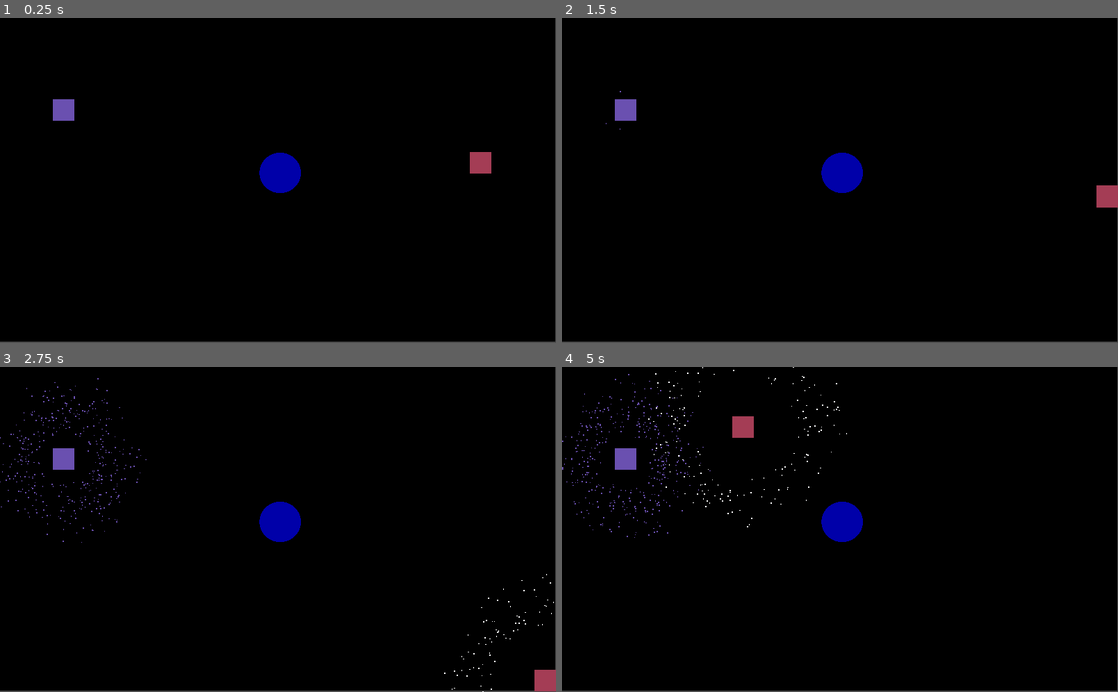
Above: before the commit, frames 1-4 (two rows, left to right).
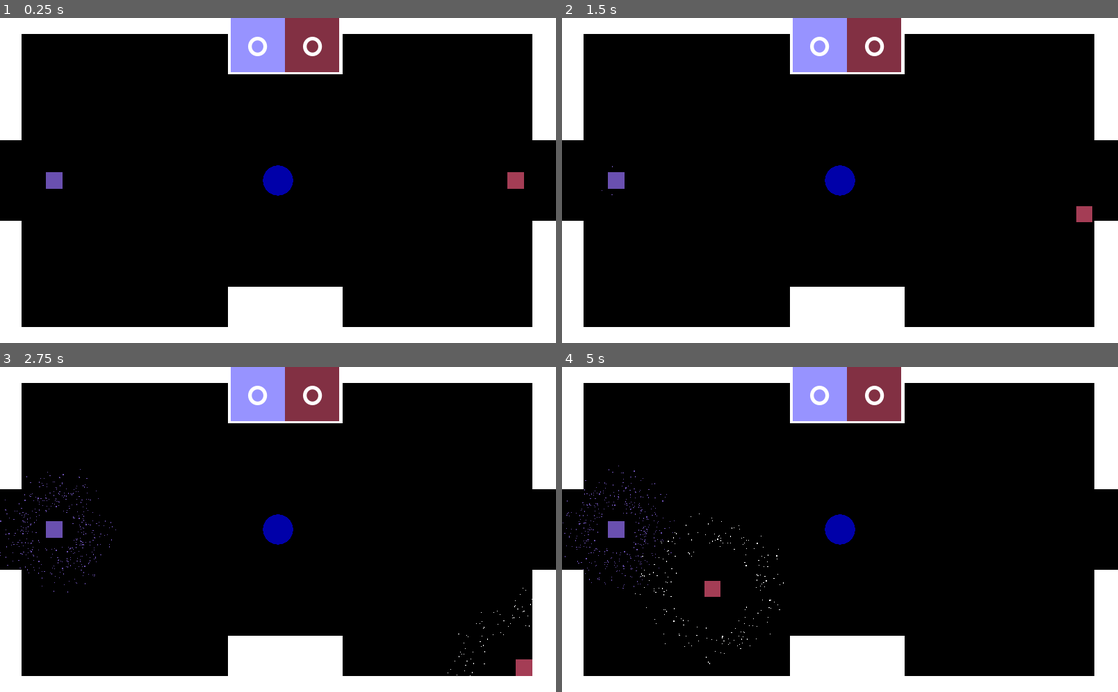
Above: after the commit, the same moments.

Repository: FavourAdekola/ProjectPONG
Game: Godot game, scene res://Scenes/World.tscn
Same seed, same stepped clock (60 frames per second), same inputs: the game is played once before the commit and once after it.
Inputs:
- Up to frame 1 (0.25 s): no input
- Up to frame 2 (1.5 s): tap Enter at 0.5 s; hold D (move_right) 0.53-1.28 s; tap Space (swing) at 0.6, 1.35 s; hold S (move_down) from 1.28 s (still down)
- Up to frame 3 (2.75 s): release S (move_down) at 2.03 s; hold D (move_right) from 2.03 s (still down); tap F (swing2) at 2.1 s; tap Space (swing) at 2.3 s
- Up to frame 4 (5 s): release D (move_right) at 2.78 s; hold W (move_up) 2.78-3.53 s; tap Space (swing) at 2.85, 3.6, 4.55 s; hold A (move_left) from 3.53 s (still down); tap F (swing2) at 4.35 s

The runs differ from the first frame. In frame 1, 22% of the frame differs, in the area x 0-100%, y 0-100%; in frame 2, 21%; in frame 3, 22%; in frame 4, 22%.

Commit message:
Playable Game

Diff:
--- a/Assets/fonts/bigs.tres
+++ b/Assets/fonts/bigs.tres
@@ -3,5 +3,5 @@
 [ext_resource path="res://Assets/fonts/MomcakeBold-WyonA.otf" type="DynamicFontData" id=1]
 
 [resource]
-size = 100
+size = 64
 font_data = ExtResource( 1 )
--- a/Scenes/World.tscn
+++ b/Scenes/World.tscn
@@ -1,71 +1,189 @@
-[gd_scene load_steps=8 format=2]
+[gd_scene load_steps=10 format=2]
 
 [ext_resource path="res://Scenes/ball.tscn" type="PackedScene" id=1]
 [ext_resource path="res://Scenes/Player.tscn" type="PackedScene" id=2]
 [ext_resource path="res://Scenes/Player2.tscn" type="PackedScene" id=3]
+[ext_resource path="res://Scenes/blocks.tscn" type="PackedScene" id=4]
+[ext_resource path="res://Scripts/Goals.gd" type="Script" id=5]
+[ext_resource path="res://Scripts/ScoreBoard.gd" type="Script" id=6]
+[ext_resource path="res://Assets/fonts/bigs.tres" type="DynamicFont" id=7]
+[ext_resource path="res://Assets/fonts/smalls.tres" type="Theme" id=8]
 
 [sub_resource type="RectangleShape2D" id=1]
-extents = Vector2( 12.875, 299 )
-
-[sub_resource type="RectangleShape2D" id=2]
-extents = Vector2( 512, 13.5 )
-
-[sub_resource type="RectangleShape2D" id=3]
-extents = Vector2( 10, 299.625 )
-
-[sub_resource type="RectangleShape2D" id=4]
-extents = Vector2( 511.75, 14.75 )
+extents = Vector2( 3.76923, 86 )
 
 [node name="World" type="Node2D"]
 
-[node name="background" type="ColorRect" parent="."]
-margin_left = -1.0
-margin_top = -1.0
-margin_right = 1023.0
-margin_bottom = 598.0
+[node name="ColorRect" type="ColorRect" parent="."]
+anchor_right = 1.0
+anchor_bottom = 1.0
+margin_right = 1050.0
+margin_bottom = 650.0
 color = Color( 0, 0, 0, 1 )
 
-[node name="wall" type="StaticBody2D" parent="."]
+[node name="Control" type="Control" parent="."]
+anchor_right = 1.0
+anchor_bottom = 1.0
+rect_scale = Vector2( 26.5968, 16.8149 )
+
+[node name="CanvasLayer" type="CanvasLayer" parent="Control"]
+script = ExtResource( 6 )
+
+[node name="ColorRect" type="ColorRect" parent="Control/CanvasLayer"]
+anchor_left = 0.5
+anchor_right = 0.5
+margin_left = -87.0
+margin_right = 13.0
+margin_bottom = 100.0
+color = Color( 0.596078, 0.580392, 1, 1 )
+
+[node name="Label" type="Label" parent="Control/CanvasLayer/ColorRect"]
+anchor_left = 0.5
+anchor_top = 0.5
+anchor_right = 0.5
+anchor_bottom = 0.5
+margin_left = -20.0
+margin_top = -32.5
+margin_right = 20.0
+margin_bottom = 32.5
+theme = ExtResource( 8 )
+custom_fonts/font = ExtResource( 7 )
+text = "0"
+align = 1
+valign = 1
+
+[node name="ColorRect2" type="ColorRect" parent="Control/CanvasLayer"]
+anchor_left = 0.5
+anchor_right = 0.5
+margin_left = 13.0
+margin_right = 113.0
+margin_bottom = 100.0
+color = Color( 0.513726, 0.192157, 0.266667, 1 )
+
+[node name="Label" type="Label" parent="Control/CanvasLayer/ColorRect2"]
+anchor_left = 0.5
+anchor_top = 0.5
+anchor_right = 0.5
+anchor_bottom = 0.5
+margin_left = -20.0
+margin_top = -32.5
+margin_right = 20.0
+margin_bottom = 32.5
+theme = ExtResource( 8 )
+custom_fonts/font = ExtResource( 7 )
+text = "0"
+align = 1
+
+[node name="Walls" type="Node" parent="."]
+script = ExtResource( 5 )
+
+[node name="LWall" type="Node2D" parent="Walls"]
+position = Vector2( 40, 0 )
+scale = Vector2( -13, 1 )
+
+[node name="P1Score" type="Area2D" parent="Walls/LWall"]
+position = Vector2( 10.8462, 0.000101774 )
+rotation = -3.14159
+scale = Vector2( 1.0292, -1 )
+
+[node name="CollisionShape2D" type="CollisionShape2D" parent="Walls/LWall/P1Score"]
+position = Vector2( 5.53846, 312 )
+shape = SubResource( 1 )
+
+[node name="walls" parent="Walls/LWall" instance=ExtResource( 4 )]
+position = Vector2( 10, 113 )
+scale = Vector2( 1, 11.28 )
 collision_layer = 3
 collision_mask = 3
 
-[node name="CollisionShape2D" type="CollisionShape2D" parent="wall"]
-position = Vector2( -13.125, 299 )
-shape = SubResource( 1 )
-
-[node name="wall2" type="StaticBody2D" parent="."]
+[node name="walls2" parent="Walls/LWall" instance=ExtResource( 4 )]
+position = Vector2( 10, 487 )
+scale = Vector2( 1, 11.28 )
 collision_layer = 3
 collision_mask = 3
 
-[node name="CollisionShape2D" type="CollisionShape2D" parent="wall2"]
-position = Vector2( 512, -13.5 )
-shape = SubResource( 2 )
+[node name="walls3" parent="Walls/LWall" instance=ExtResource( 4 )]
+visible = false
+position = Vector2( 3.04697, 305.949 )
+scale = Vector2( 0.304615, 8.44734 )
+collision_layer = 4
+collision_mask = 4
 
-[node name="wall3" type="StaticBody2D" parent="."]
+[node name="RWall" type="Node2D" parent="Walls"]
+position = Vector2( 980, 0 )
+scale = Vector2( 13, 1 )
+
+[node name="P2Score" type="Area2D" parent="Walls/RWall"]
+position = Vector2( -0.230782, 0 )
+scale = Vector2( 1.05846, 1 )
+
+[node name="CollisionShape2D" type="CollisionShape2D" parent="Walls/RWall/P2Score"]
+position = Vector2( 5.53846, 312 )
+shape = SubResource( 1 )
+
+[node name="walls" parent="Walls/RWall/P2Score" instance=ExtResource( 4 )]
+visible = false
+position = Vector2( 3.1689, 296.938 )
+scale = Vector2( 0.316923, 9.76 )
+collision_layer = 4
+collision_mask = 4
+
+[node name="walls" parent="Walls/RWall" instance=ExtResource( 4 )]
+position = Vector2( 10, 113 )
+scale = Vector2( 1, 11.28 )
 collision_layer = 3
 collision_mask = 3
 
-[node name="CollisionShape2D" type="CollisionShape2D" parent="wall3"]
-position = Vector2( 1034, 299.375 )
-shape = SubResource( 3 )
-
-[node name="wall4" type="StaticBody2D" parent="."]
+[node name="walls2" parent="Walls/RWall" instance=ExtResource( 4 )]
+position = Vector2( 10, 487 )
+scale = Vector2( 1, 11.28 )
 collision_layer = 3
 collision_mask = 3
 
-[node name="CollisionShape2D" type="CollisionShape2D" parent="wall4"]
-position = Vector2( 511.25, 614 )
-shape = SubResource( 4 )
+[node name="TandBWall" type="Node2D" parent="Walls"]
+
+[node name="walls" parent="Walls/TandBWall" instance=ExtResource( 4 )]
+position = Vector2( 512, -20 )
+scale = Vector2( 52, 5 )
+collision_layer = 2
+collision_mask = 3
+
+[node name="walls2" parent="Walls/TandBWall" instance=ExtResource( 4 )]
+position = Vector2( 512, 620 )
+scale = Vector2( 52, 5 )
+collision_layer = 2
+collision_mask = 3
+
+[node name="walls" parent="Walls" instance=ExtResource( 4 )]
+position = Vector2( 525.435, 66.2862 )
+scale = Vector2( 10.52, 3.72 )
+collision_layer = 5
+collision_mask = 5
+
+[node name="walls2" parent="Walls" instance=ExtResource( 4 )]
+position = Vector2( 525.435, 533.286 )
+scale = Vector2( 10.52, 3.72 )
+collision_layer = 5
+collision_mask = 5
 
 [node name="ball" parent="." instance=ExtResource( 1 )]
-position = Vector2( 516, 286 )
+position = Vector2( 512, 300 )
+collision_mask = 3
 mass = 8.16327
 gravity_scale = 0.0
 linear_velocity = Vector2( 0.001, 0 )
 
 [node name="Player1" parent="." instance=ExtResource( 2 )]
-position = Vector2( 117, 170 )
+position = Vector2( 100, 300 )
+scale = Vector2( 1.49845, 1.5 )
+collision_layer = 6
+collision_mask = 5
 
 [node name="Player2" parent="." instance=ExtResource( 3 )]
-position = Vector2( 885, 267 )
-scale = Vector2( -2, 2 )
+position = Vector2( 950, 300 )
+scale = Vector2( 1.5, 1.5 )
+collision_layer = 6
+collision_mask = 5
+
+[connection signal="body_entered" from="Walls/LWall/P1Score" to="Walls" method="_on_P1Score_body_entered"]
+[connection signal="body_entered" from="Walls/RWall/P2Score" to="Walls" method="_on_P2Score_body_entered"]
--- a/Scenes/ball.tscn
+++ b/Scenes/ball.tscn
@@ -30,10 +30,11 @@
 
 [node name="CollisionShape2D" type="CollisionShape2D" parent="."]
 material = SubResource( 5 )
+scale = Vector2( 0.75, 0.75 )
 shape = SubResource( 6 )
 
 [node name="Sprite" type="Sprite" parent="CollisionShape2D"]
-scale = Vector2( 0.113737, 0.111002 )
+scale = Vector2( 0.11, 0.11 )
 texture = ExtResource( 1 )
 
 [node name="Node" type="Node" parent="."]
--- /dev/null
+++ b/Scenes/blocks.tscn
@@ -0,0 +1,14 @@
+[gd_scene load_steps=3 format=2]
+
+[ext_resource path="res://Assets/box.png" type="Texture" id=1]
+
+[sub_resource type="RectangleShape2D" id=1]
+
+[node name="walls" type="StaticBody2D"]
+
+[node name="Sprite" type="Sprite" parent="."]
+scale = Vector2( 0.04, 0.04 )
+texture = ExtResource( 1 )
+
+[node name="CollisionShape2D" type="CollisionShape2D" parent="."]
+shape = SubResource( 1 )
--- a/Scenes/paddle.tscn
+++ /dev/null
@@ -1,125 +0,0 @@
-[gd_scene load_steps=8 format=2]
-
-[ext_resource path="res://Assets/paddle.png" type="Texture" id=1]
-[ext_resource path="res://Scripts/paddle.gd" type="Script" id=2]
-
-[sub_resource type="PhysicsMaterial" id=5]
-friction = 0.0
-
-[sub_resource type="RectangleShape2D" id=1]
-extents = Vector2( 2, 6.39069 )
-
-[sub_resource type="RectangleShape2D" id=6]
-extents = Vector2( 58.3261, 173.288 )
-
-[sub_resource type="Animation" id=4]
-length = 0.001
-tracks/0/type = "value"
-tracks/0/path = NodePath("Sprite:rotation_degrees")
-tracks/0/interp = 1
-tracks/0/loop_wrap = true
-tracks/0/imported = false
-tracks/0/enabled = true
-tracks/0/keys = {
-"times": PoolRealArray( 0 ),
-"transitions": PoolRealArray( 1 ),
-"update": 0,
-"values": [ 20.0 ]
-}
-tracks/1/type = "value"
-tracks/1/path = NodePath("..:canSwing")
-tracks/1/interp = 1
-tracks/1/loop_wrap = true
-tracks/1/imported = false
-tracks/1/enabled = true
-tracks/1/keys = {
-"times": PoolRealArray( 0 ),
-"transitions": PoolRealArray( 1 ),
-"update": 1,
-"values": [ true ]
-}
-
-[sub_resource type="Animation" id=3]
-resource_name = "swing"
-length = 0.41
-step = 0.05
-tracks/0/type = "value"
-tracks/0/path = NodePath(".:rotation_degrees")
-tracks/0/interp = 1
-tracks/0/loop_wrap = true
-tracks/0/imported = false
-tracks/0/enabled = true
-tracks/0/keys = {
-"times": PoolRealArray( 0, 0.1, 0.3, 0.4 ),
-"transitions": PoolRealArray( 1, 1, 1, 1 ),
-"update": 0,
-"values": [ 0.0, 120.0, 120.0, 0.0 ]
-}
-tracks/1/type = "value"
-tracks/1/path = NodePath("Sprite:rotation_degrees")
-tracks/1/interp = 1
-tracks/1/loop_wrap = true
-tracks/1/imported = false
-tracks/1/enabled = true
-tracks/1/keys = {
-"times": PoolRealArray( 0, 0.05, 0.1, 0.3, 0.4 ),
-"transitions": PoolRealArray( 1, 1, 1, 1, 1 ),
-"update": 0,
-"values": [ 0.0, 20.0, 40.0, 40.0, 0.0 ]
-}
-tracks/2/type = "value"
-tracks/2/path = NodePath("..:canSwing")
-tracks/2/interp = 1
-tracks/2/loop_wrap = true
-tracks/2/imported = false
-tracks/2/enabled = true
-tracks/2/keys = {
-"times": PoolRealArray( 0, 0.4 ),
-"transitions": PoolRealArray( 1, 1 ),
-"update": 1,
-"values": [ false, true ]
-}
-
-[node name="Node2D" type="Node2D"]
-script = ExtResource( 2 )
-
-[node name="Node2D" type="Node2D" parent="."]
-position = Vector2( 9.30959, 4.73005 )
-rotation = 2.0944
-
-[node name="Sprite" type="Sprite" parent="Node2D"]
-position = Vector2( 0, 2.25 )
-rotation = 0.349066
-scale = Vector2( 0.04, 0.04 )
-texture = ExtResource( 1 )
-offset = Vector2( -1.5625, -200 )
-
-[node name="Area2D" type="RigidBody2D" parent="Node2D/Sprite"]
-position = Vector2( 0, -63.8125 )
-collision_layer = 2
-collision_mask = 2
-mode = 1
-mass = 300.0
-physics_material_override = SubResource( 5 )
-gravity_scale = 0.0
-
-[node name="CollisionShape2D" type="CollisionShape2D" parent="Node2D/Sprite/Area2D"]
-position = Vector2( -1.69014, -195.524 )
-scale = Vector2( 25, 26 )
-shape = SubResource( 1 )
-
-[node name="Area2D2" type="Area2D" parent="Node2D/Sprite"]
-collision_layer = 2
-collision_mask = 2
-
-[node name="CollisionShape2D" type="CollisionShape2D" parent="Node2D/Sprite/Area2D2"]
-position = Vector2( -2.32645, -260.169 )
-rotation = -1.19209e-07
-scale = Vector2( 1, 1 )
-shape = SubResource( 6 )
-
-[node name="AnimationPlayer" type="AnimationPlayer" parent="Node2D"]
-anims/RESET = SubResource( 4 )
-anims/swing = SubResource( 3 )
-
-[connection signal="body_entered" from="Node2D/Sprite/Area2D2" to="." method="_on_Area2D_body_entered"]
--- /dev/null
+++ b/Scripts/Goals.gd
@@ -0,0 +1,19 @@
+extends Node
+
+onready var p1Goal = $LWall/P1Score
+onready var p2Goal = $RWall/P2Score
+
+func _on_P1Score_body_entered(body):
+	if body.name == "ball":
+		print("ballin")
+		GameControl.p2_score += 1
+		body.reset_pos("p2")
+		body.global_position = Vector2(512,300)
+
+
+func _on_P2Score_body_entered(body):
+	if body.name == "ball":
+		print("ballin")
+		GameControl.p1_score += 1
+		body.reset_pos("p1")
+		body.global_position = Vector2(512,300)
--- /dev/null
+++ b/Scripts/ScoreBoard.gd
@@ -0,0 +1,8 @@
+extends CanvasLayer
+
+onready var red = $ColorRect2/Label
+onready var blue = $ColorRect/Label
+
+func _process(_delta):
+	red.text = str(GameControl.p2_score)
+	blue.text = str(GameControl.p1_score)
--- a/Scripts/ball.gd
+++ b/Scripts/ball.gd
@@ -1,6 +1,6 @@
 extends RigidBody2D
 
-
+var moving = false
 # Declare member variables here. Examples:
 # var a = 2
 # var b = "text"
@@ -12,10 +12,22 @@
 
 
 func _process(delta):
-
 	if (applied_force.y > 30 and applied_force.y != 0):
 		set_applied_force(Vector2(0,applied_force.y - 15))
 	elif(applied_force.y < -30 and applied_force.y != 0):
 		set_applied_force(Vector2(0,applied_force.y + 15))
 	elif (applied_force.y > -30 and applied_force.y < 30):
 		set_applied_force(Vector2(0,0))
+
+func reset_pos(player):
+	get_tree().change_scene("res://Scenes/World.tscn")
+	match player:
+		"p1":
+			set_applied_force(Vector2(-10,0))
+			moving = false
+			pass
+		"p2":
+			global_position = Vector2(512,300)
+			set_applied_force(Vector2(10,0))
+			moving = false
+			pass
--- /dev/null
+++ b/Scripts/gameControl.gd
@@ -0,0 +1,26 @@
+extends Node
+
+var p1_score = 0
+var bestOf = 3
+var p2_score = 0
+
+func restart_game():
+	p1_score = 0
+	p2_score = 0
+
+
+
+func _physics_process(_delta):
+	if p1_score >= bestOf:
+		game_won("p1")
+		restart_game()
+	if p2_score >= bestOf:
+		game_won("p2")
+		restart_game()
+
+func game_won(player):
+	match player:
+		"p1":
+			pass
+		"p2":
+			pass
--- a/project.godot
+++ b/project.godot
@@ -13,6 +13,10 @@
 config/name="Project Pong"
 run/main_scene="res://Scenes/World.tscn"
 config/icon="res://icon.png"
+
+[autoload]
+
+GameControl="*res://Scripts/gameControl.gd"
 
 [display]
 
@@ -55,6 +59,7 @@
 [physics]
 
 common/enable_pause_aware_picking=true
+2d/default_gravity=0
 
 [rendering]
 
